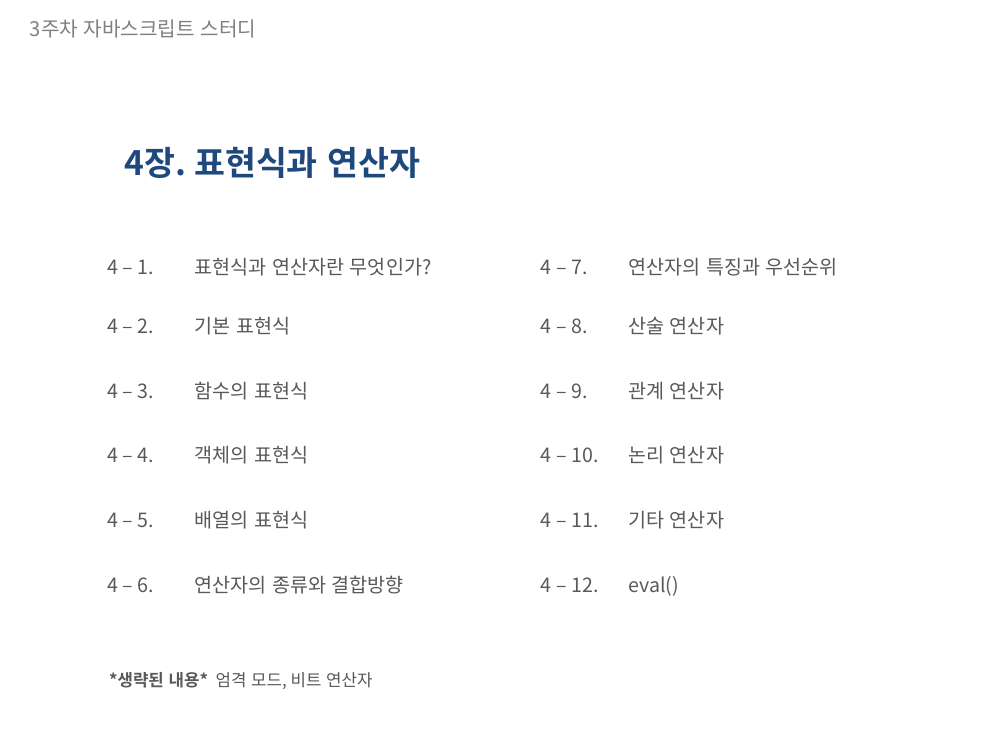
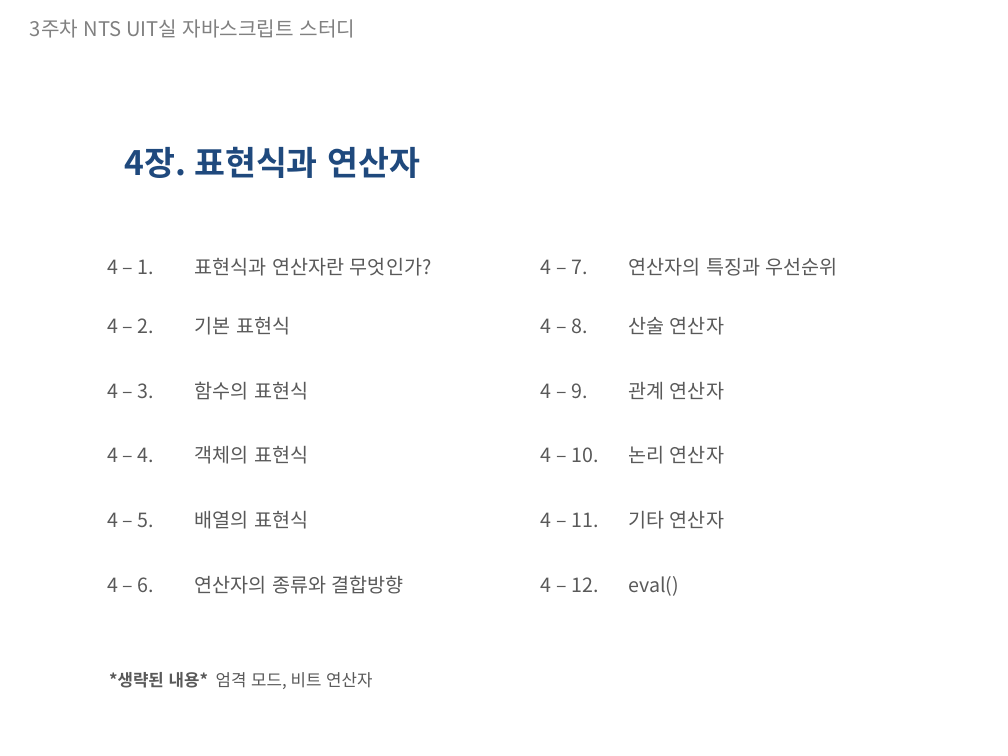
Before and after one commit to primrose201/studyspace, a slide deck: slide 1 of Javascript_Perfect_Guide/week03_c04.pptx. Drawn at 1008x756 pixels with LibreOffice and Linux fonts; fonts in the diff are those of the drawing. Boxes give left, top, right and bottom in pixels: in the first picture for what was removed or moved away, otherwise in the second. Text is boxed around its words. In the diff, an @@ line names an element or a change of style, - is before the commit and + after.

```diff
--- a/Javascript_Perfect_Guide/week03_c04.pptx
+++ b/Javascript_Perfect_Guide/week03_c04.pptx
@@ title at (30, 19, 356, 38): text changed @@
-3주차 자바스크립트 스터디
+3주차 NTS UIT실 자바스크립트 스터디
```
Also in this commit, not shown: 4 other files.
